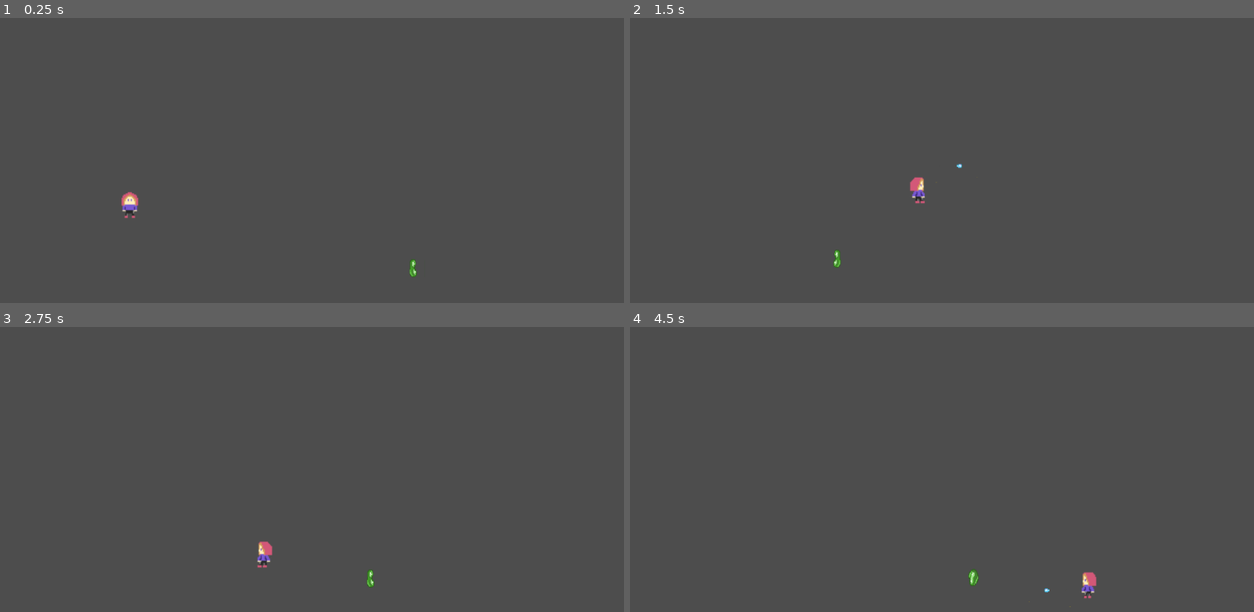
Above: before the commit, frames 1-4 (two rows, left to right).
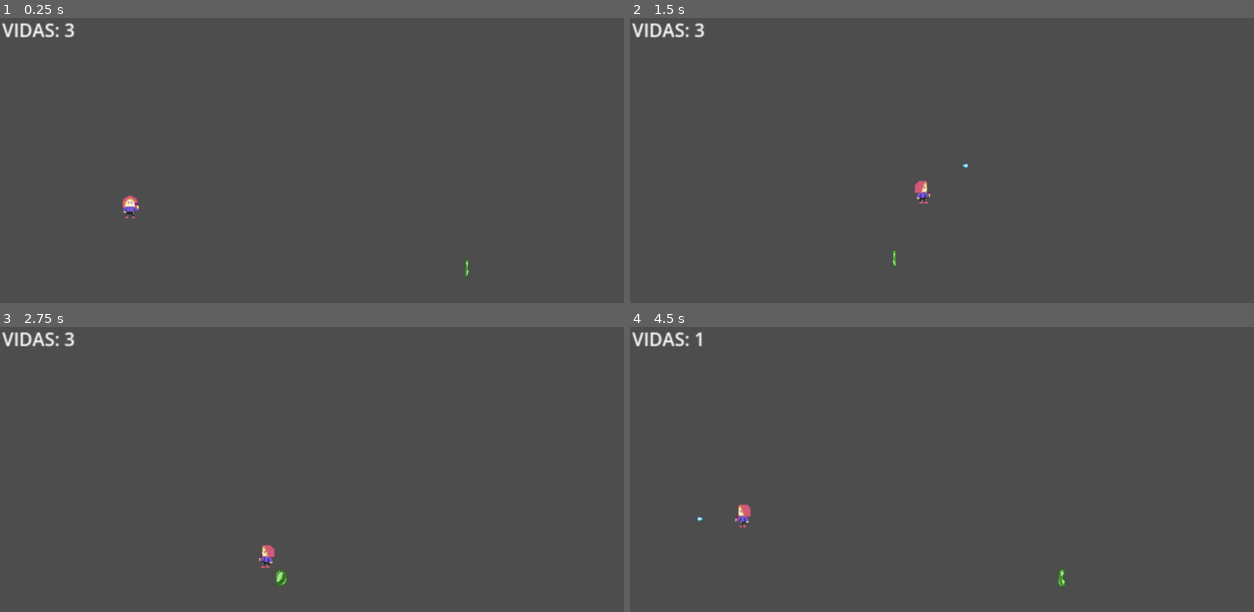
Above: after the commit, the same moments.

Repository: AntMan9VelRiv/Juego_Granada_Game_Jam_2025
Game: Godot game, scene res://escenas/nivel.tscn
The game is run twice, just before and just after one commit, with the same random seed, the same clock (stepped at 60 frames per second) and the same inputs. This scene is started directly instead of the project's main scene.
Inputs:
- Up to frame 1 (0.25 s): no input
- Up to frame 2 (1.5 s): tap Enter (ui_accept) at 0.5, 0.6, 0.77, 1.07 s; hold Right (ui_right) from 0.53 s (still down); tap X (habilidad) at 1.35 s
- Up to frame 3 (2.75 s): tap Enter (ui_accept) at 1.52, 1.55, 1.82, 2.1 s; release Right (ui_right) at 2.03 s; hold Left (ui_left) from 2.03 s (still down)
- Up to frame 4 (4.5 s): release Left (ui_left) at 2.78 s; hold Right (ui_right) 2.78-4.28 s; tap X (habilidad) at 2.85, 4.35 s; tap Enter (ui_accept) at 3.02, 3.05, 3.32, 3.6, 3.77, 4.07 s; hold Left (ui_left) from 4.28 s (still down)

The runs differ from the first frame. In frame 1, 0.6% of the frame differs, in the area x 0-76%, y 1-91%; in frame 2, 0.6%; in frame 3, 0.6%; in frame 4, 0.8%, in the area x 0-75%, y 1-96%.

Commit message:
Vidas personaje y otras cosas

Diff:
--- /dev/null
+++ b/toxicbubble/escenas/controlador.gd
@@ -0,0 +1,56 @@
+extends Node
+
+var vidas_iniciales = 3  # Número inicial de vidas
+var vidas_actuales = vidas_iniciales  # Contador actual de vidas
+
+var ruta_etiqueta_nivel = null  # Referencia al Label en pantalla
+var current_scene = null  # Referencia a la escena actual
+
+@onready var personaje = null  # Referencia al personaje principal
+
+func _ready():
+	# Inicializar la escena actual
+	var root = get_tree().root
+	current_scene = root.get_child(root.get_child_count() - 1)
+
+func asignar_personaje(nodo_personaje: Node):
+	# Asigna el personaje principal al controlador
+	personaje = nodo_personaje
+
+func asignar_label_vidas(label_nodo: Label):
+	# Asigna el Label para mostrar las vidas
+	ruta_etiqueta_nivel = label_nodo
+	actualizar_vidas()
+
+func restar_vida():
+	# Resta una vida y actualiza la pantalla
+	vidas_actuales -= 1
+	actualizar_vidas()
+
+	if vidas_actuales <= 0:
+		print("Vidas agotadas. Reiniciando nivel...")
+		goto_scene("res://escenas/nivel.tscn")  # Cambia esta ruta según tu nivel
+	else:
+		reposicionar_personaje()
+
+func actualizar_vidas():
+	# Actualiza el texto del contador en pantalla
+	if ruta_etiqueta_nivel:
+		ruta_etiqueta_nivel.text = "VIDAS: " + str(vidas_actuales)
+
+func reposicionar_personaje():
+	if personaje:
+		personaje.position = Vector2(200, 300)  # Ajusta la posición de reaparición
+		personaje.velocity = Vector2.ZERO
+		personaje.reiniciar_estado()
+
+func goto_scene(path: String):
+	# Cambia de escena con seguridad
+	call_deferred("_deferred_goto_scene", path)
+
+func _deferred_goto_scene(path: String):
+	# Libera la escena actual y carga la nueva
+	current_scene.free()
+	var nueva_escena = ResourceLoader.load(path).instantiate()
+	get_tree().root.add_child(nueva_escena)
+	get_tree().current_scene = nueva_escena
--- a/toxicbubble/escenas/habilidad.tscn
+++ b/toxicbubble/escenas/habilidad.tscn
@@ -1,7 +1,7 @@
 [gd_scene load_steps=7 format=3 uid="uid://uxlhqy3hujl2"]
 
 [ext_resource type="Script" path="res://escenas/habilidad.gd" id="1_jo4qo"]
-[ext_resource type="Texture2D" uid="uid://bsd04buifg4r3" path="res://graficos/burbujaAzul.png" id="2_818ri"]
+[ext_resource type="Texture2D" uid="uid://bu0aol85c7cru" path="res://graficos/burbija derecha.png" id="2_tu186"]
 
 [sub_resource type="Animation" id="Animation_80s75"]
 length = 0.001
@@ -48,9 +48,8 @@
 script = ExtResource("1_jo4qo")
 
 [node name="Sprite2D" type="Sprite2D" parent="."]
-texture = ExtResource("2_818ri")
+texture = ExtResource("2_tu186")
 hframes = 5
-vframes = 2
 
 [node name="AnimationPlayer" type="AnimationPlayer" parent="Sprite2D"]
 root_node = NodePath("../../Area2D/CollisionShape2D")
--- a/toxicbubble/escenas/latoxica.gd
+++ b/toxicbubble/escenas/latoxica.gd
@@ -18,10 +18,12 @@
 @onready var animation_player: AnimationPlayer = $Sprite2D/AnimationPlayer
 @onready var sprite: Sprite2D = $Sprite2D
 
+@onready var area = $Area2D
+
 func _ready() -> void:
-	#Inicialización de dirección aleatoria
+	add_to_group("enemigo")  # Se agrega el enemigo a un grupo para facilitar la detección
 	direction.x = 1 if randf() > 0.5 else -1
-	base_y = position.y  # Guardar la posición base en Y
+	base_y = position.y
 	animation_player.play("mover")
 	actualizar_sprite()
 
@@ -74,3 +76,12 @@
 
 func actualizar_sprite() -> void:
 	sprite.scale.x = -1 if direction.x < 0 else 1
+
+
+
+
+func _on_area_2d_body_entered(body: Node2D) -> void:
+	if body.is_in_group("personaje"):
+		body._on_hurt()
+
+	pass # Replace with function body.
--- a/toxicbubble/escenas/latoxica.tscn
+++ b/toxicbubble/escenas/latoxica.tscn
@@ -47,6 +47,9 @@
 "mover_izquierda": SubResource("Animation_n1wyl")
 }
 
+[sub_resource type="RectangleShape2D" id="RectangleShape2D_qn4ib"]
+size = Vector2(18, 18)
+
 [sub_resource type="RectangleShape2D" id="RectangleShape2D_05f1d"]
 size = Vector2(19, 19)
 
@@ -66,6 +69,14 @@
 "": SubResource("AnimationLibrary_8i115")
 }
 
+[node name="Area2D" type="Area2D" parent="."]
+
+[node name="CollisionShape2D" type="CollisionShape2D" parent="Area2D"]
+position = Vector2(4, -4)
+shape = SubResource("RectangleShape2D_qn4ib")
+
 [node name="CollisionShape2D" type="CollisionShape2D" parent="."]
 position = Vector2(4, -4)
 shape = SubResource("RectangleShape2D_05f1d")
+
+[connection signal="body_entered" from="Area2D" to="." method="_on_area_2d_body_entered"]
--- a/toxicbubble/escenas/nivel.gd
+++ b/toxicbubble/escenas/nivel.gd
@@ -1,13 +1,9 @@
 extends Node2D
 
+@onready var label_vidas: Label = $Label  # Referencia al Label en pantalla
+@onready var personaje: CharacterBody2D = $personaje  # Referencia al personaje principal
 
-
-# Called when the node enters the scene tree for the first time.
-func _ready() -> void:
-
-	pass # Replace with function body.
-
-
-# Called every frame. 'delta' is the elapsed time since the previous frame.
-func _process(delta: float) -> void:
-	pass
+func _ready():
+	# Asignar referencias al controlador
+	Controlador.asignar_personaje(personaje)
+	Controlador.asignar_label_vidas(label_vidas)
--- a/toxicbubble/escenas/nivel.tscn
+++ b/toxicbubble/escenas/nivel.tscn
@@ -48,8 +48,17 @@
 position = Vector2(1592, 563)
 shape = SubResource("RectangleShape2D_gs287")
 
-[node name="CharacterBody2D" parent="." instance=ExtResource("2_y5ius")]
+[node name="burbujatoxica" parent="." groups=["Player"] instance=ExtResource("2_y5ius")]
 position = Vector2(807, 440)
 
 [node name="personaje" parent="." instance=ExtResource("3_tp6sr")]
 position = Vector2(231, 308)
+
+[node name="Label" type="Label" parent="."]
+custom_minimum_size = Vector2(150, 70)
+offset_left = 6.0
+offset_top = 1.0
+offset_right = 46.0
+offset_bottom = 24.0
+scale = Vector2(2, 2)
+text = "VIDAS: 0"
--- a/toxicbubble/escenas/personaje.gd
+++ b/toxicbubble/escenas/personaje.gd
@@ -21,31 +21,45 @@
 func _ready() -> void:
 	$Sprite2D/AnimationPlayer.play("quieto")
 	animacion_actual = "quieto"
+	Controlador.asignar_personaje(self)  # Asegurar que el controlador reconoce al personaje
+	add_to_group("personaje")  # Asegurar que el personaje está en el grupo correcto
 
 func _physics_process(delta: float) -> void:
 	# Aplicar gravedad
 	if not is_on_floor():
 		velocity.y += ProjectSettings.get_setting("physics/2d/default_gravity") * delta
 
+	var direccion := Input.get_axis("ui_left", "ui_right")
+
 	# Manejar salto
 	if Input.is_action_just_pressed("ui_accept") and is_on_floor():
 		velocity.y = VELOCIDAD_SALTO
+		if direccion > 0:
+			cambiar_animacion("saltar_izquierda")
 
 	# Manejar movimiento del personaje
-	var direccion := Input.get_axis("ui_left", "ui_right")
 	if direccion:
 		velocity.x = direccion * VELOCIDAD
 		if direccion > 0:
 			cambiar_animacion("andar_derecha")
-			direccion_disparo = Vector2.RIGHT  # Actualizar dirección del disparo
+			direccion_disparo = Vector2.RIGHT
 		elif direccion < 0:
 			cambiar_animacion("andar_izquierda")
-			direccion_disparo = Vector2.LEFT  # Actualizar dirección del disparo
+			direccion_disparo = Vector2.LEFT
 	else:
 		velocity.x = move_toward(velocity.x, 0, VELOCIDAD)
 		cambiar_animacion("quieto")
 
 	move_and_slide()
+
+	# Comprobar colisión después de moverse
+	for i in range(get_slide_collision_count()):
+		var collision = get_slide_collision(i)
+		if collision.get_collider().is_in_group("enemigo"):
+			_on_hurt()
+
+func _on_hurt():
+	Controlador.restar_vida()
 
 func _input(event: InputEvent) -> void:
 	if event.is_action_pressed("habilidad"):
@@ -74,3 +88,9 @@
 	if nueva_animacion != animacion_actual:
 		$Sprite2D/AnimationPlayer.play(nueva_animacion)
 		animacion_actual = nueva_animacion
+
+
+func reiniciar_estado():
+	# Reiniciar el estado del personaje al ser reposicionado
+	velocity = Vector2.ZERO
+	cambiar_animacion("quieto")
--- a/toxicbubble/escenas/personaje.tscn
+++ b/toxicbubble/escenas/personaje.tscn
@@ -1,11 +1,11 @@
-[gd_scene load_steps=10 format=3 uid="uid://0g17gwpfmeay"]
+[gd_scene load_steps=11 format=3 uid="uid://0g17gwpfmeay"]
 
 [ext_resource type="Script" path="res://escenas/personaje.gd" id="1_1l0s6"]
 [ext_resource type="PackedScene" uid="uid://uxlhqy3hujl2" path="res://escenas/habilidad.tscn" id="2_uwv51"]
 [ext_resource type="Texture2D" uid="uid://clpohdpum4qac" path="res://graficos/prota.png" id="3_3odl3"]
 
 [sub_resource type="RectangleShape2D" id="RectangleShape2D_shh38"]
-size = Vector2(30, 46)
+size = Vector2(30, 40)
 
 [sub_resource type="Animation" id="Animation_kbujb"]
 length = 0.001
@@ -37,7 +37,7 @@
 "times": PackedFloat32Array(0, 0.1, 0.2, 0.3),
 "transitions": PackedFloat32Array(1, 1, 1, 1),
 "update": 1,
-"values": [5, 6, 7, 8]
+"values": [7, 8, 9, 10]
 }
 
 [sub_resource type="Animation" id="Animation_6flxy"]
@@ -55,7 +55,7 @@
 "times": PackedFloat32Array(0, 0.1, 0.2, 0.3),
 "transitions": PackedFloat32Array(1, 1, 1, 1),
 "update": 1,
-"values": [0, 1, 2, 3]
+"values": [2, 3, 4, 5]
 }
 
 [sub_resource type="Animation" id="Animation_ir2fr"]
@@ -73,7 +73,24 @@
 "times": PackedFloat32Array(0),
 "transitions": PackedFloat32Array(1),
 "update": 1,
-"values": [4]
+"values": [6]
+}
+
+[sub_resource type="Animation" id="Animation_3soya"]
+resource_name = "saltar_izquierda"
+length = 0.2
+step = 0.1
+tracks/0/type = "value"
+tracks/0/imported = false
+tracks/0/enabled = true
+tracks/0/path = NodePath(".:frame")
+tracks/0/interp = 1
+tracks/0/loop_wrap = true
+tracks/0/keys = {
+"times": PackedFloat32Array(0, 0.2),
+"transitions": PackedFloat32Array(1, 1),
+"update": 1,
+"values": [1, 0]
 }
 
 [sub_resource type="AnimationLibrary" id="AnimationLibrary_qsxwc"]
@@ -81,7 +98,8 @@
 "RESET": SubResource("Animation_kbujb"),
 "andar_derecha": SubResource("Animation_5kyre"),
 "andar_izquierda": SubResource("Animation_6flxy"),
-"quieto": SubResource("Animation_ir2fr")
+"quieto": SubResource("Animation_ir2fr"),
+"saltar_izquierda": SubResource("Animation_3soya")
 }
 
 [node name="personaje" type="CharacterBody2D"]
@@ -89,14 +107,14 @@
 habilidad = ExtResource("2_uwv51")
 
 [node name="CollisionShape2D" type="CollisionShape2D" parent="."]
-position = Vector2(-1, 3)
+position = Vector2(-1, 6)
 shape = SubResource("RectangleShape2D_shh38")
 
 [node name="Sprite2D" type="Sprite2D" parent="."]
-position = Vector2(-1, 4)
-scale = Vector2(1.81818, 1.96875)
+position = Vector2(-3, 10)
+scale = Vector2(1.66667, 1.73936)
 texture = ExtResource("3_3odl3")
-hframes = 9
+hframes = 13
 frame = 4
 
 [node name="AnimationPlayer" type="AnimationPlayer" parent="Sprite2D"]
--- a/toxicbubble/project.godot
+++ b/toxicbubble/project.godot
@@ -15,6 +15,10 @@
 config/features=PackedStringArray("4.3", "Forward Plus")
 config/icon="res://icon.svg"
 
+[autoload]
+
+Controlador="*res://escenas/controlador.gd"
+
 [input]
 
 habilidad={
Not shown: 1 places in toxicbubble/escenas/latoxica.tscn that only renumber resources
Binary file changed: toxicbubble/graficos/prota.png
